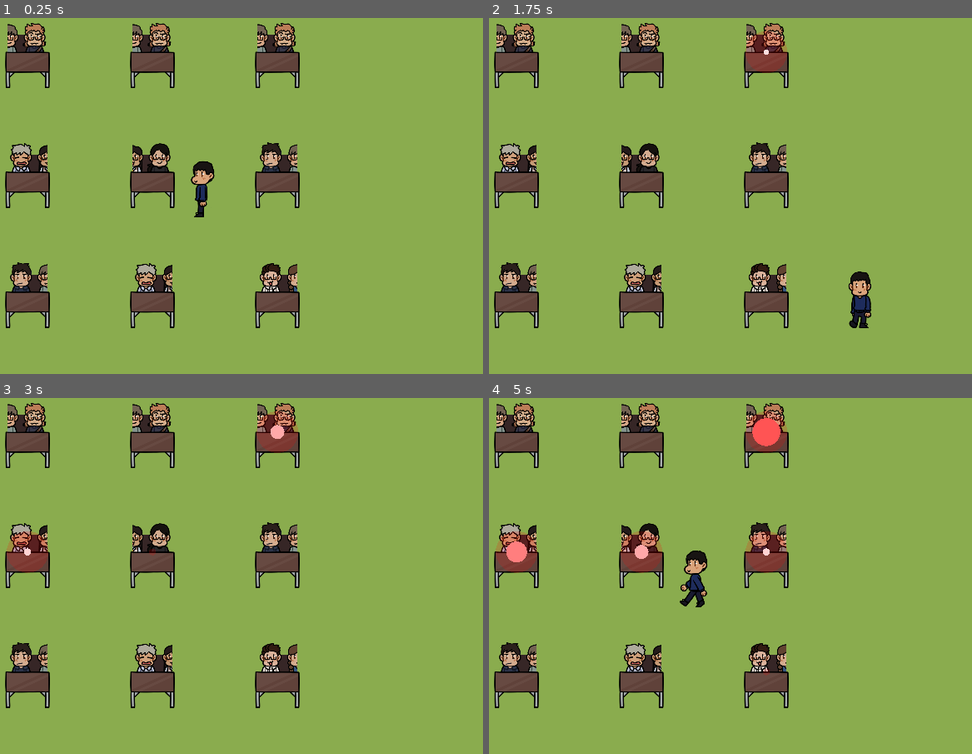
Above: before the commit, frames 1-4 (two rows, left to right).
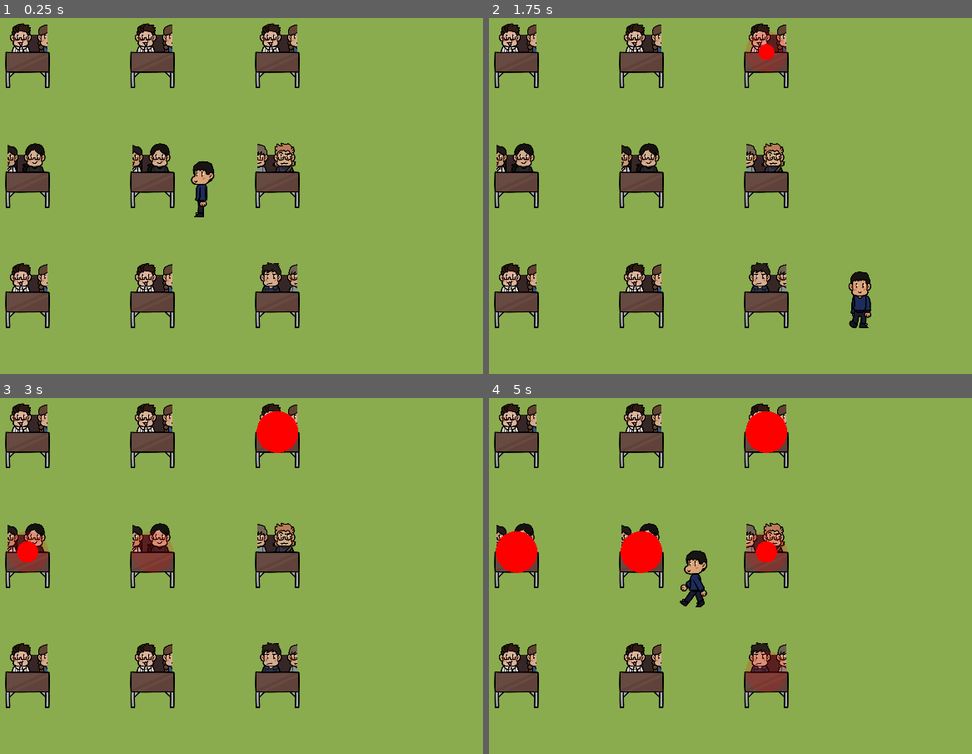
Above: after the commit, the same moments.

Repository: nyaro-p/TheTutorSimulator
Game: Godot game, scene res://Scenes/Classroom.tscn
The game is run twice, just before and just after one commit, with the same random seed, the same clock (stepped at 60 frames per second) and the same inputs.
Inputs:
- Up to frame 1 (0.25 s): no input
- Up to frame 2 (1.75 s): tap Enter at 0.5 s; hold D (move_right) 0.53-1.28 s; hold S (move_down) from 1.28 s (still down)
- Up to frame 3 (3 s): release S (move_down) at 2.03 s; hold D (move_right) 2.03-2.78 s; hold W (move_up) from 2.78 s (still down)
- Up to frame 4 (5 s): release W (move_up) at 3.53 s; hold A (move_left) from 3.53 s (still down)

The runs differ from the first frame. In frame 1, 3.7% of the frame differs, in the area x 1-62%, y 1-78%; in frame 2, 3.8%; in frame 3, 5.1%; in frame 4, 6.2%, in the area x 1-62%, y 1-83%.

Commit message:
Revert "Merge branch 'main' of https://github.com/gamedevnot/theAdamGame"
This reverts commit 95a83ceb34472c2ed6621f519218fc648109af7f, reversing
changes made to 9cb0fcaf03262242544538ba99e117a6ec218a35.

Diff:
--- a/Effects/TimeEffect.gd
+++ b/Effects/TimeEffect.gd
@@ -1,20 +1,15 @@
 extends Node2D
 
-onready var bounds_mesh = $BoundsMesh
-onready var growing_mesh = $GrowingMesh
+onready var mesh = $MeshInstance2D2
+var time = 2.0
 
-signal timer_finished
-
-func animate_timer(time):
-	var tween := create_tween().set_trans(Tween.TRANS_ELASTIC).set_ease(Tween.EASE_OUT)
-	tween.tween_property(bounds_mesh, "scale", Vector2(1.0, 1.0), 1.0)
-	tween.parallel().tween_property(growing_mesh, "scale", Vector2(1.0, 1.0), time).set_trans(Tween.TRANS_LINEAR).set_ease(Tween.EASE_IN_OUT)
-	tween.parallel().tween_property(growing_mesh, "modulate", Color(1, 0, 0), time).set_trans(Tween.TRANS_LINEAR).set_ease(Tween.EASE_IN_OUT)
+func _ready():
+	var tween := create_tween().set_trans(Tween.TRANS_LINEAR).set_ease(Tween.EASE_IN_OUT)
+	tween.tween_property(mesh, "scale", Vector2(1.0, 1.0), time)
 	tween.connect("finished", self, "finished")
 
 func finished():
-	emit_signal("timer_finished")
-	queue_free()
+	print("fin")
 
 #func _physics_process(delta):
 #	mesh.scale.x = lerp(mesh.scale.x, 1, 2 * delta)
--- a/Effects/TimeEffect.tscn
+++ b/Effects/TimeEffect.tscn
@@ -9,11 +9,11 @@
 [node name="TimeEffect" type="Node2D"]
 script = ExtResource( 1 )
 
-[node name="BoundsMesh" type="MeshInstance2D" parent="."]
+[node name="MeshInstance2D" type="MeshInstance2D" parent="."]
 modulate = Color( 1, 0, 0, 0.0901961 )
+mesh = SubResource( 1 )
+
+[node name="MeshInstance2D2" type="MeshInstance2D" parent="."]
+modulate = Color( 1, 0, 0, 1 )
 scale = Vector2( 1e-05, 1e-05 )
 mesh = SubResource( 1 )
-
-[node name="GrowingMesh" type="MeshInstance2D" parent="."]
-scale = Vector2( 1e-05, 1e-05 )
-mesh = SubResource( 1 )
--- a/Prefabs/Student/Student.gd
+++ b/Prefabs/Student/Student.gd
@@ -1,25 +1,15 @@
 extends StaticBody2D
 
+onready var timer = $"%Timer"
 onready var person = $"%Person"
 
 onready var TimeEffect = preload("res://Effects/TimeEffect.tscn")
 
-var is_on_timer = false
-
 func _ready():
 	randomize()
-	person.frame = randi() % 6
+	person.frame = randi() % 7
 
 func start_timer(time):
-	is_on_timer = true
 	var timeEffect = TimeEffect.instance()
 	add_child(timeEffect)
-	timeEffect.animate_timer(time)
-	timeEffect.connect("timer_finished", self, "timer_finished")
-
-func is_on_timer():
-	print(is_on_timer)
-	return is_on_timer
-
-func timer_finished():
-	is_on_timer = false
+	#timer.start(time)
--- a/Prefabs/Student/Student.tscn
+++ b/Prefabs/Student/Student.tscn
@@ -44,3 +44,6 @@
 visible = false
 position = Vector2( 0, 9 )
 shape = SubResource( 6 )
+
+[node name="Timer" type="Timer" parent="."]
+unique_name_in_owner = true
--- a/Scenes/GameController.gd
+++ b/Scenes/GameController.gd
@@ -3,21 +3,14 @@
 onready var students = $"%Students"
 onready var timer = $"%Timer"
 
-var rate_time = 5
-var active_time = 6.0
-
 func _ready():
 	randomize()
-	timer.start(float(randi() % rate_time))
+	timer.start(float(randi() % 5))
 	timer.connect("timeout", self, "on_timeout")
 
 
 func on_timeout():
 	var children = students.get_children()
 	if children.size() > 0:
-		while true:
-			print("checking")
-			var child = children[randi() % children.size()]
-			if !child.is_on_timer:
-				child.start_timer(active_time)
-				break
+		var child = children[randi() % children.size()]
+		child.start_timer(5)
--- a/project.godot
+++ b/project.godot
@@ -18,6 +18,7 @@
 
 window/size/width=512
 window/size/height=300
+window/size/fullscreen=true
 window/size/test_width=1024
 window/size/test_height=600
 window/stretch/mode="2d"
